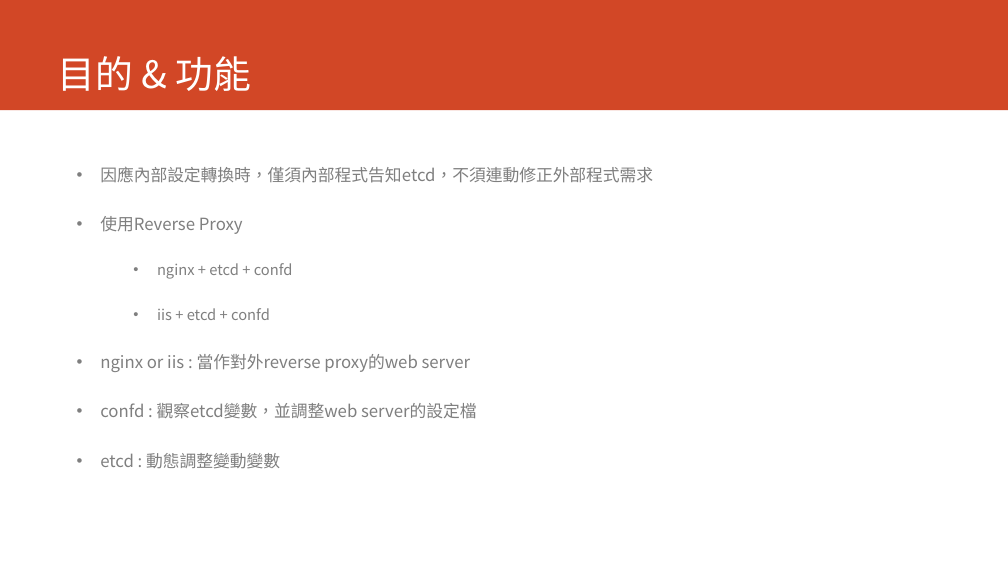
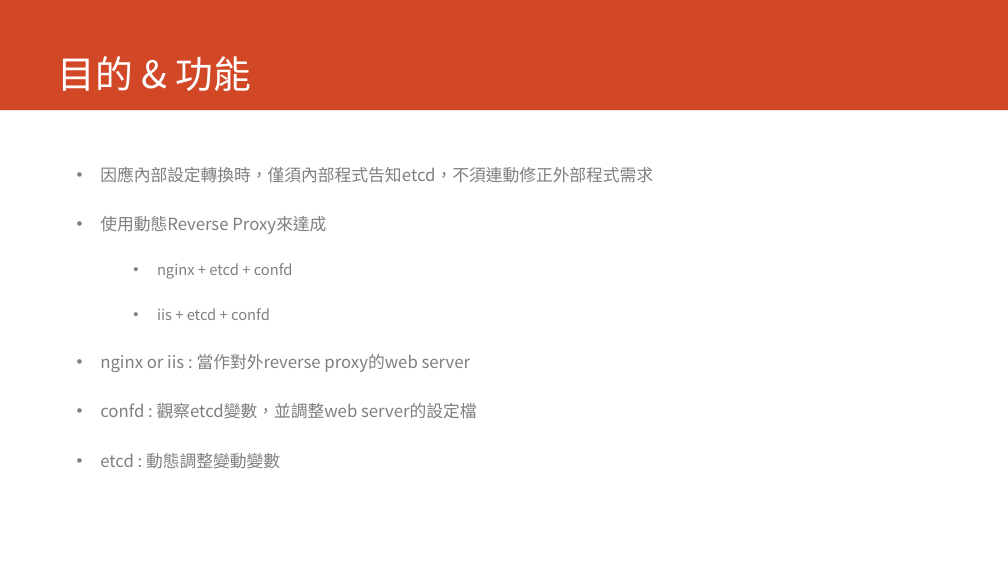
Before and after one commit to dinoliang/TemplateInfo, a slide deck: slide 2 of Reverse Proxy.ppt. Drawn at 1008x567 pixels with LibreOffice and Linux fonts; fonts in the diff are those of the drawing. Boxes give left, top, right and bottom in pixels: in the first picture for what was removed or moved away, otherwise in the second. Text is boxed around its words. In the diff, an @@ line names an element or a change of style, - is before the commit and + after.

```diff
--- a/Reverse Proxy.ppt
+++ b/Reverse Proxy.ppt
@@ text at [100,216,326,234]: text changed @@
-• 使用Reverse Proxy
+• 使用動態Reverse Proxy來達成
```
Also in this commit, not shown: 1 other slide changed, 1 slide added.
